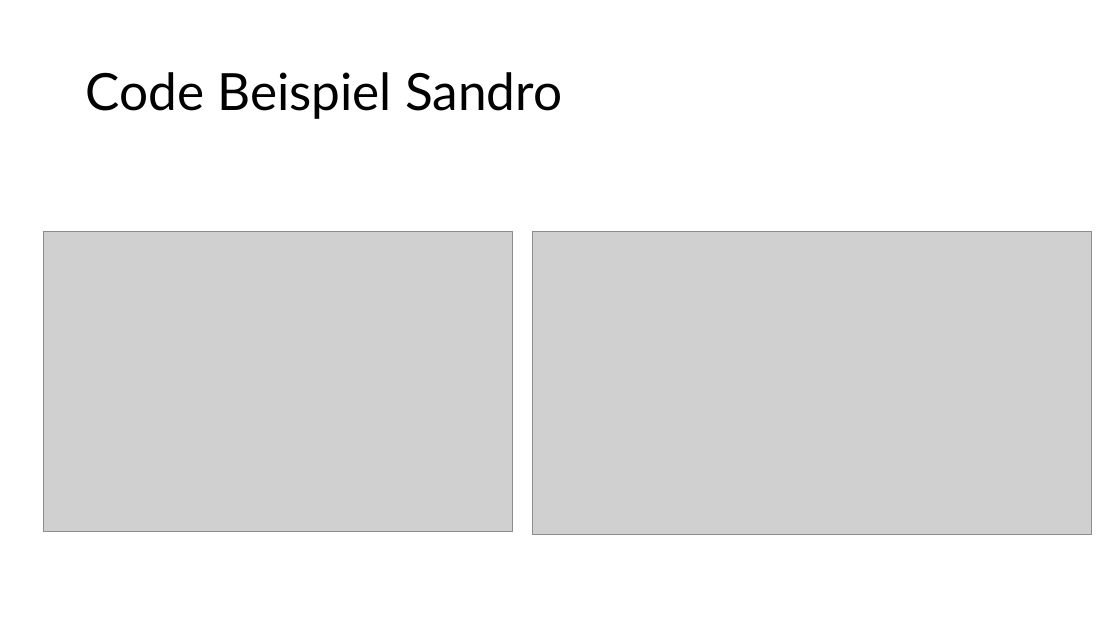
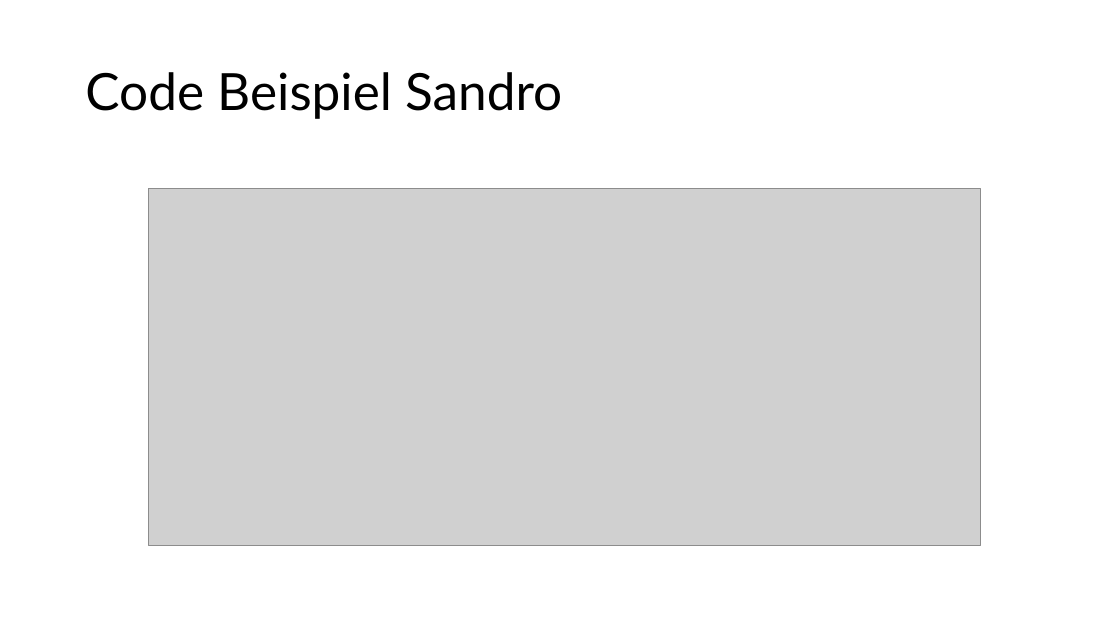
Before and after one commit to Sandroexe/Schach, a slide deck: slide 6 of Präsentation.pptx. Drawn at 1120x630 pixels with LibreOffice and Linux fonts; fonts in the diff are those of the drawing; grey boxes stand for pictures. Boxes give left, top, right and bottom in pixels: in the first picture for what was removed or moved away, otherwise in the second. Text is boxed around its words. In the diff, an @@ line names an element or a change of style, - is before the commit and + after.

```diff
--- a/Präsentation.pptx
+++ b/Präsentation.pptx
@@ picture added at (x1=149, y1=189, x2=981, y2=546) @@
@@ picture removed at (x1=44, y1=232, x2=513, y2=532) @@
@@ picture removed at (x1=533, y1=232, x2=1092, y2=534) @@
```
Also in this commit, not shown: 1 other slide changed, 1 other file.
